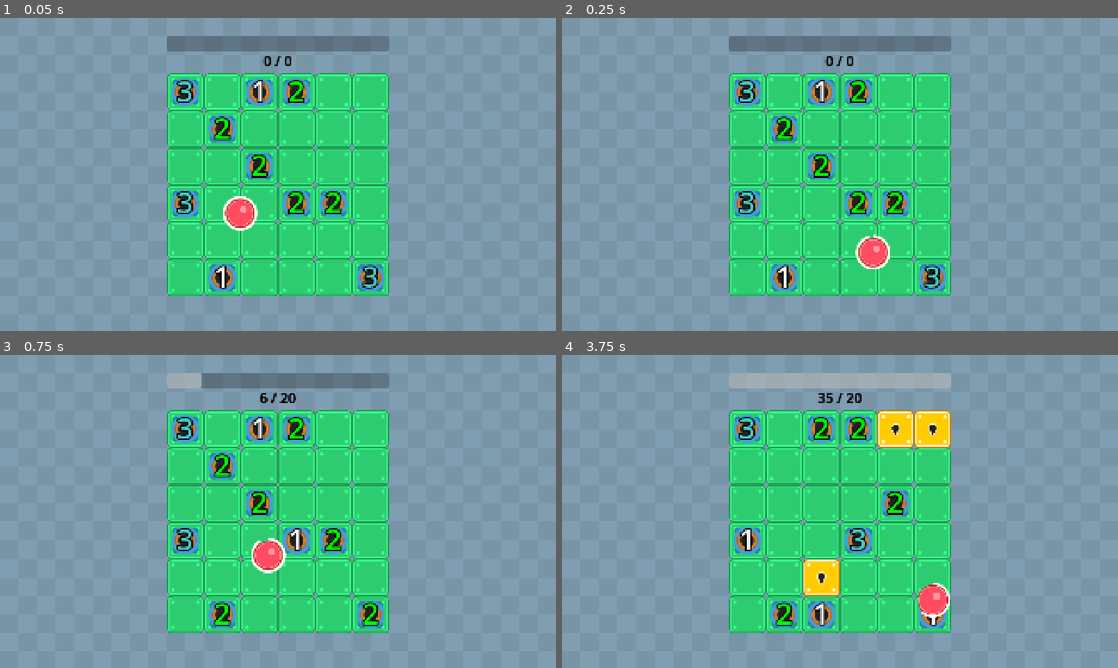
Above: before the commit, frames 1-4 (two rows, left to right).
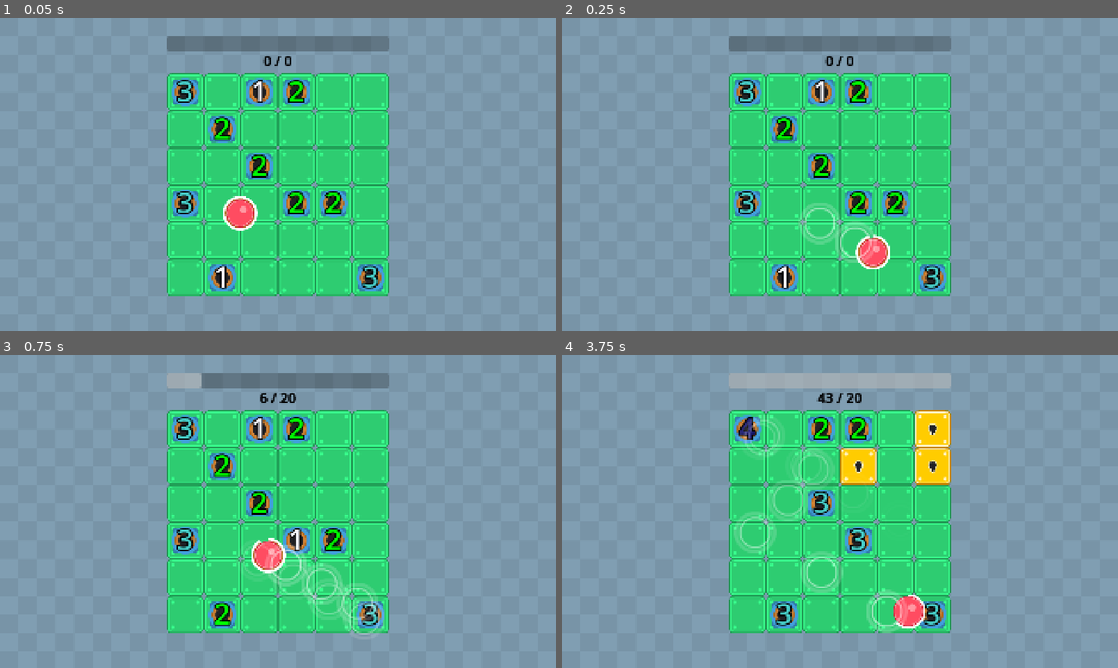
Above: after the commit, the same moments.

Repository: wanamelon/prototype_monorepo
Game: Godot game, scene res://source/bounce_main.tscn
Same seed, same stepped clock (60 frames per second), same inputs: the game is played once before the commit and once after it.
Inputs:
- Up to frame 1 (0.05 s): no input
- Up to frame 2 (0.25 s): no input
- Up to frame 3 (0.75 s): no input
- Up to frame 4 (3.75 s): no input

Frame 1 is identical in both runs. In frame 2, 0.7% of the frame differs, in the area x 42-57%, y 59-79%; in frame 3, 1.7%; in frame 4, 7.7%, in the area x 30-70%, y 12-89%.

Commit message:
Basic snail trail

Diff:
--- a/roller/source/bounce_main.tscn
+++ b/roller/source/bounce_main.tscn
@@ -40,13 +40,18 @@
 item_id = 6
 metadata/_custom_type_script = "uid://ckw8rr21jqg1f"
 
+[sub_resource type="Resource" id="Resource_jngsf"]
+script = ExtResource("2_vx23h")
+item_id = 7
+metadata/_custom_type_script = "uid://ckw8rr21jqg1f"
+
 [sub_resource type="ShaderMaterial" id="ShaderMaterial_to078"]
 shader = ExtResource("1_p5ard")
 shader_parameter/saturation = 0.30000001425
 
 [node name="BounceMain" type="Node2D"]
 script = ExtResource("1_ovsfe")
-items = Array[ExtResource("2_vx23h")]([SubResource("Resource …(185 unchanged characters)… e_3yruk"), SubResource("Resource_q2ks2")])
+items = Array[ExtResource("2_vx23h")]([SubResource("Resource …(185 unchanged characters)… e_3yruk"), SubResource("Resource_q2ks2"), SubResource("Resource_jngsf")])
 
 [node name="TextureRect" type="TextureRect" parent="."]
 material = SubResource("ShaderMaterial_to078")
--- a/roller/source/game_board.gd
+++ b/roller/source/game_board.gd
@@ -3,6 +3,7 @@
 const PLAYER_BALL_SCENE: PackedScene = preload("res://source/player_ball.tscn")
 const TILE_OBJECT_SCENE: PackedScene = preload("res://source/tile_object.tscn")
 const BOUNCE_PILLAR_SCENE: PackedScene = preload("res://source/bounce_pillar.tscn")
+const SNAIL_TRAIL_SCENE: PackedScene = preload("res://source/snail_trail.tscn")
 var _random := RandomNumberGenerator.new()
 var _player_ball: PlayerBall
 
@@ -26,6 +27,10 @@
 	_player_ball.spawn_item.connect(func (chance):
 		_spawn_item_in_random_cell(_create_coin_random_level(), chance))
 	_player_ball.spawn_bounce_pillar.connect(self._spawn_bounce_pillar)
+	_player_ball.spawn_snail_trail.connect(func (global_pos):
+		var snail_trail: Area2D = SNAIL_TRAIL_SCENE.instantiate()
+		snail_trail.position = to_local(global_pos)
+		add_child(snail_trail))
 	add_child(_player_ball)
 	return _player_ball
 
--- a/roller/source/item_def.gd
+++ b/roller/source/item_def.gd
@@ -7,7 +7,8 @@
 	LEVEL_UP_ITEM_ON_TOUCH,
 	SPAWN_BOUNCE_PILLAR,
 	INCREASE_SIZE,
-	BOUNCE_OFF_EVERYTHING
+	BOUNCE_OFF_EVERYTHING,
+	SNAIL_TRAIL_OF_LEVEL_UP_SLIME
 }
 
 @export var item_id: ItemId
--- a/roller/source/player_ball.gd
+++ b/roller/source/player_ball.gd
@@ -4,6 +4,7 @@
 signal points_changed(old: int, new: int)
 signal spawn_item(chance: float)
 signal spawn_bounce_pillar(chance: float)
+signal spawn_snail_trail(global_pos: Vector2)
 
 var _random := RandomNumberGenerator.new()
 var _speed: float = 1400.0
@@ -97,6 +98,12 @@
 				if _random.randf() < 0.1 and _bounce_off_everything_duration <= 0:
 					_bounce_off_everything_duration = 1.0
 
+	if _ticks % 6 == 0:
+		for item in _items:
+			if item.item_id == ItemDef.ItemId.SNAIL_TRAIL_OF_LEVEL_UP_SLIME:
+				spawn_snail_trail.emit(global_position)
+
+
 func _process(delta):
 	$TextureProgressBar.value = 100.0 * _stamina_seconds / float(_max_stamina)
 	$BouncingModeSprite.visible = should_bounce_off_everything()
--- /dev/null
+++ b/roller/source/snail_trail.gd
@@ -0,0 +1,14 @@
+class_name SnailTrail extends Area2D
+
+const DURATION: float = 1.0
+
+func _ready():
+	get_tree().create_tween().tween_property($Sprite2D, "modulate:a", 0, DURATION)
+	get_tree().create_timer(DURATION).timeout.connect(self.queue_free)
+	$Timer.timeout.connect(self._try_level_up)
+
+func _try_level_up():
+	for area in get_overlapping_areas():
+		if area.get_parent() is TileObject:
+			var tile_obj := area.get_parent() as TileObject
+			tile_obj.try_level_up_from_snail_trail(0.05)
--- /dev/null
+++ b/roller/source/snail_trail.tscn
@@ -0,0 +1,22 @@
+[gd_scene load_steps=4 format=3 uid="uid://cqd2tayixyvdc"]
+
+[ext_resource type="Script" uid="uid://dpywsim5id732" path="res://source/snail_trail.gd" id="1_648pv"]
+[ext_resource type="Texture2D" uid="uid://l2oi3tc3ijut" path="res://assets/rolling_ball/hole_start.png" id="2_ns707"]
+
+[sub_resource type="CircleShape2D" id="CircleShape2D_7eiht"]
+radius = 80.0
+
+[node name="SnailTrail" type="Area2D"]
+script = ExtResource("1_648pv")
+
+[node name="CollisionShape2D" type="CollisionShape2D" parent="."]
+shape = SubResource("CircleShape2D_7eiht")
+
+[node name="Sprite2D" type="Sprite2D" parent="."]
+modulate = Color(1, 1, 1, 0.5882353)
+scale = Vector2(3, 3)
+texture = ExtResource("2_ns707")
+
+[node name="Timer" type="Timer" parent="."]
+wait_time = 0.2
+autostart = true
--- a/roller/source/tile_object.gd
+++ b/roller/source/tile_object.gd
@@ -40,6 +40,10 @@
 	if rng.randf() < (delta * growth_probability_per_second):
 		level += 1
 
+func try_level_up_from_snail_trail(chance: float):
+	if rng.randf() < chance:
+		level += 1
+
 func _on_body_entered(body: Node2D):
 	if body is PlayerBall:
 		var player_ball := body as PlayerBall
Not shown: 1 places in roller/source/bounce_main.tscn that only renumber resources
Not shown, added: roller/source/snail_trail.gd.uid
Not shown, changed: roller/dev_notes.md
